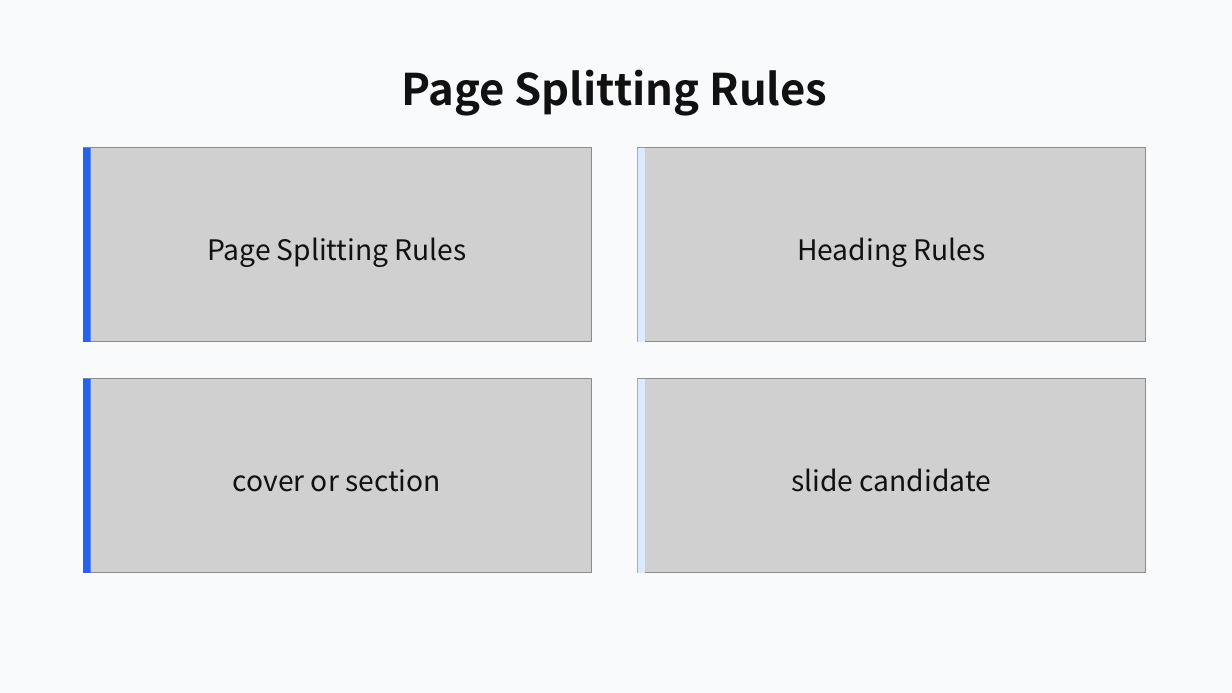
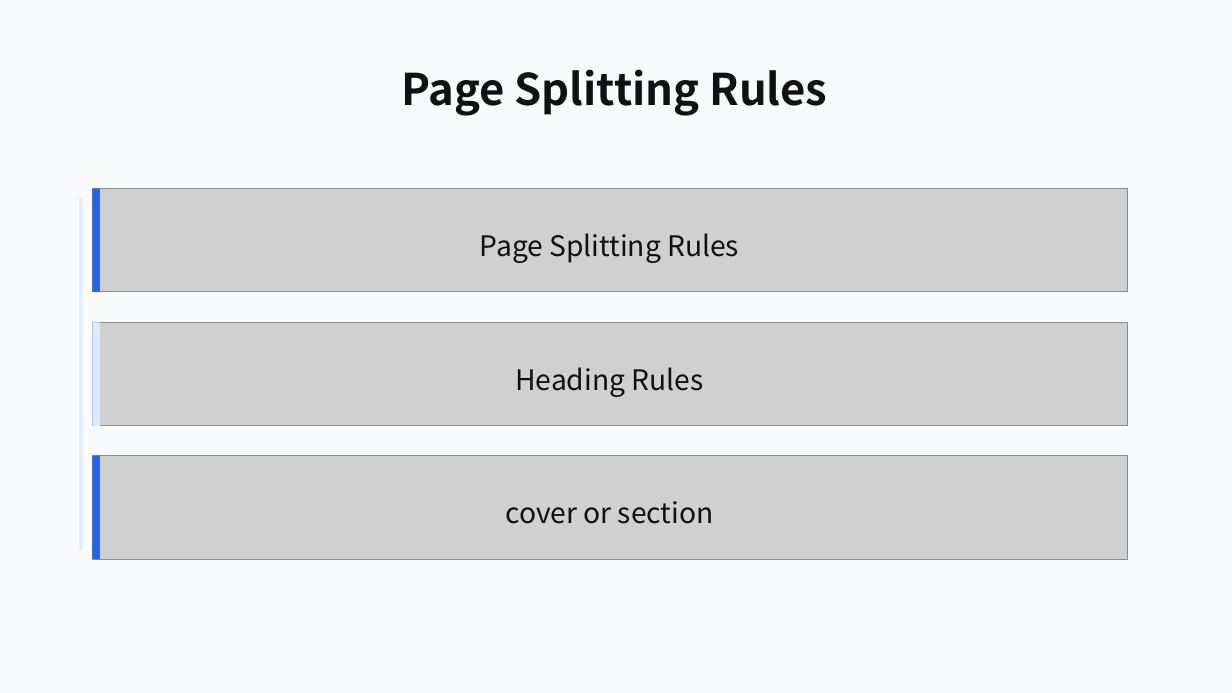
Before and after one commit to ch040602/mdpr-skill, a slide deck: slide 9 of artifacts/mdpr-vs-skill/mdpr-baseline-result.pptx. Drawn at 1232x693 pixels with LibreOffice and Linux fonts; fonts in the diff are those of the drawing; grey boxes stand for pictures. Boxes give left, top, right and bottom in pixels: in the first picture for what was removed or moved away, otherwise in the second. Text is boxed around its words. In the diff, an @@ line names an element or a change of style, - is before the commit and + after.

```diff
--- a/artifacts/mdpr-vs-skill/mdpr-baseline-result.pptx
+++ b/artifacts/mdpr-vs-skill/mdpr-baseline-result.pptx
@@ picture removed at (83, 148, 592, 342) @@
@@ picture removed at (638, 148, 1146, 342) @@
@@ rectangle removed at (638, 148, 645, 342) @@
@@ rectangle added at (79, 198, 83, 550), fill #DBEAFE at 80% opacity @@
@@ rectangle: place and size @@
-rectangle at (83, 148, 91, 342)
+rectangle at (92, 189, 100, 292)
@@ picture added at (92, 189, 1128, 292) @@
@@ text "Page Splitting Rules": place and size @@
-text "Page Splitting Rules" at (207, 237, 467, 267)
+text "Page Splitting Rules" at (480, 233, 739, 263)
@@ picture added at (92, 323, 1128, 426) @@
@@ rectangle added at (92, 323, 100, 426), fill #DBEAFE @@
@@ text "Heading Rules": place and size @@
-text "Heading Rules" at (797, 237, 985, 267)
+text "Heading Rules" at (515, 367, 704, 397)
@@ picture removed at (83, 379, 592, 573) @@
@@ picture removed at (638, 379, 1146, 573) @@
@@ rectangle removed at (638, 379, 645, 573) @@
@@ rectangle: place and size @@
-rectangle at (83, 379, 91, 573)
+rectangle at (92, 456, 100, 559)
@@ picture added at (92, 456, 1128, 559) @@
@@ text removed at (792, 468, 991, 492) @@
-slide candidate
@@ text "cover or section": place and size @@
-text "cover or section" at (233, 469, 441, 492)
+text "cover or section" at (506, 501, 714, 524)
```
Also in this commit, not shown: 15 other slides changed, 11 other files.
